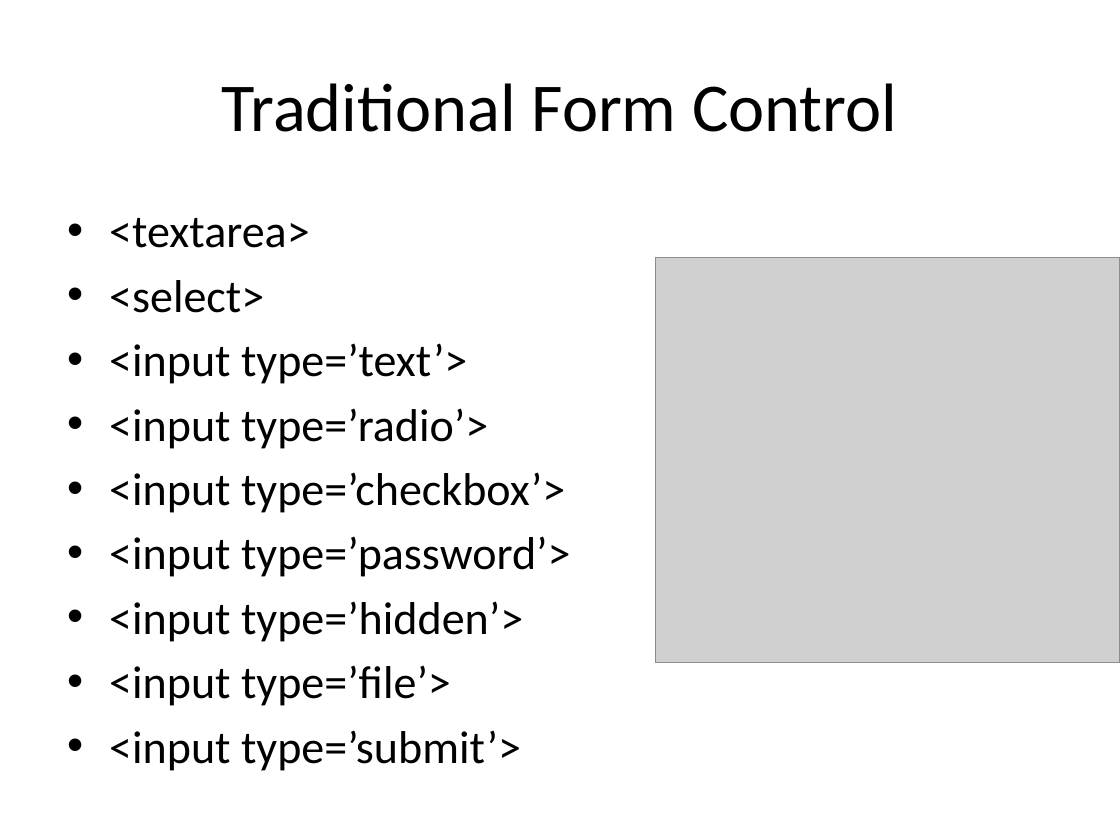
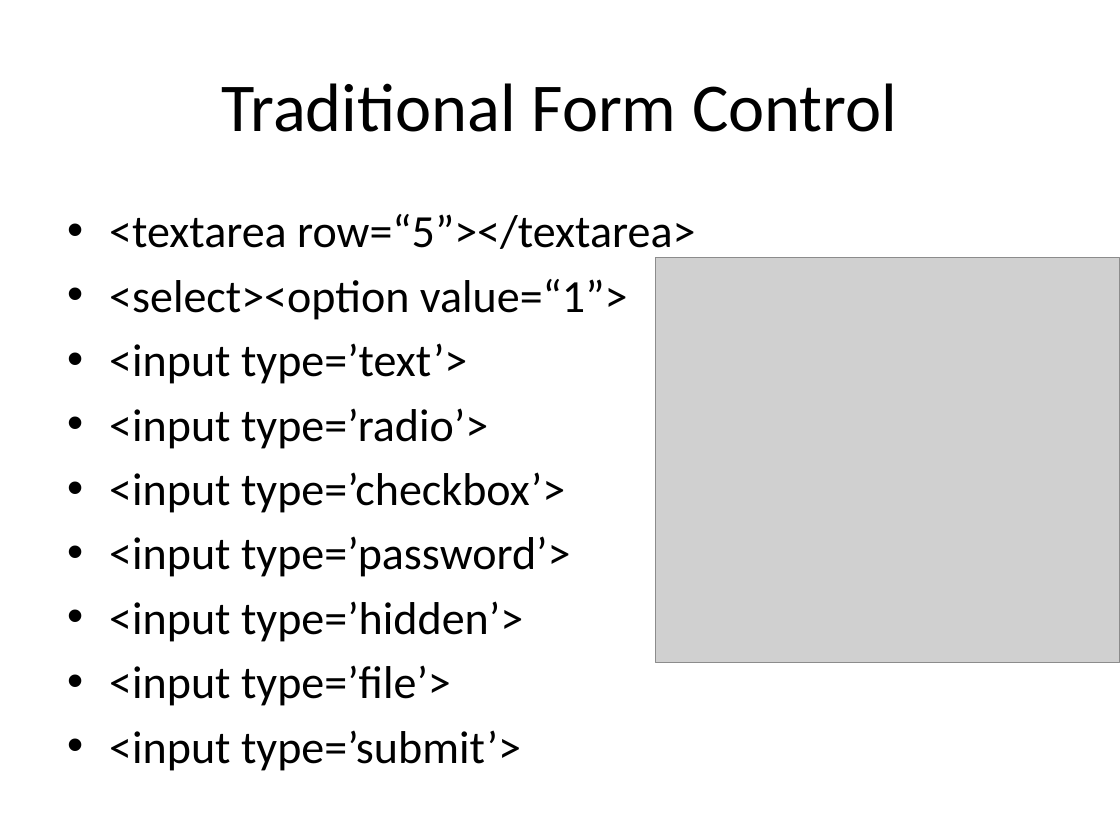
Before and after one commit to HLimit/h5_Traning, a slide deck: slide 5 of [presentation/[7.0]FormControl.pptx. Drawn at 1120x840 pixels with LibreOffice and Linux fonts; fonts in the diff are those of the drawing; grey boxes stand for pictures. Boxes give left, top, right and bottom in pixels: in the first picture for what was removed or moved away, otherwise in the second. Text is boxed around its words. In the diff, an @@ line names an element or a change of style, - is before the commit and + after.

```diff
--- a/[presentation/[7.0]FormControl.pptx
+++ b/[presentation/[7.0]FormControl.pptx
@@ text at [109, 214, 695, 320]: text changed @@
-• <textarea>
-• <select>
+• <textarea row=“5”></textarea>
+• <select><option value=“1”>
```
Also in this commit, not shown: 1 other slide changed, 10 other files.
